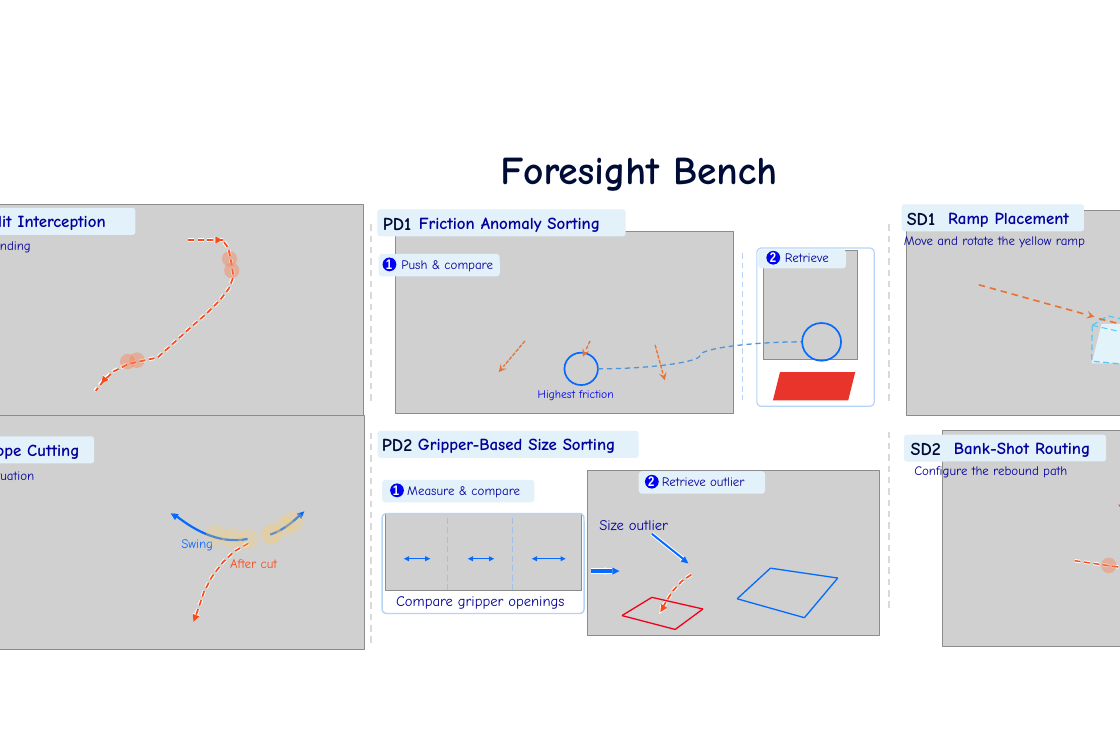
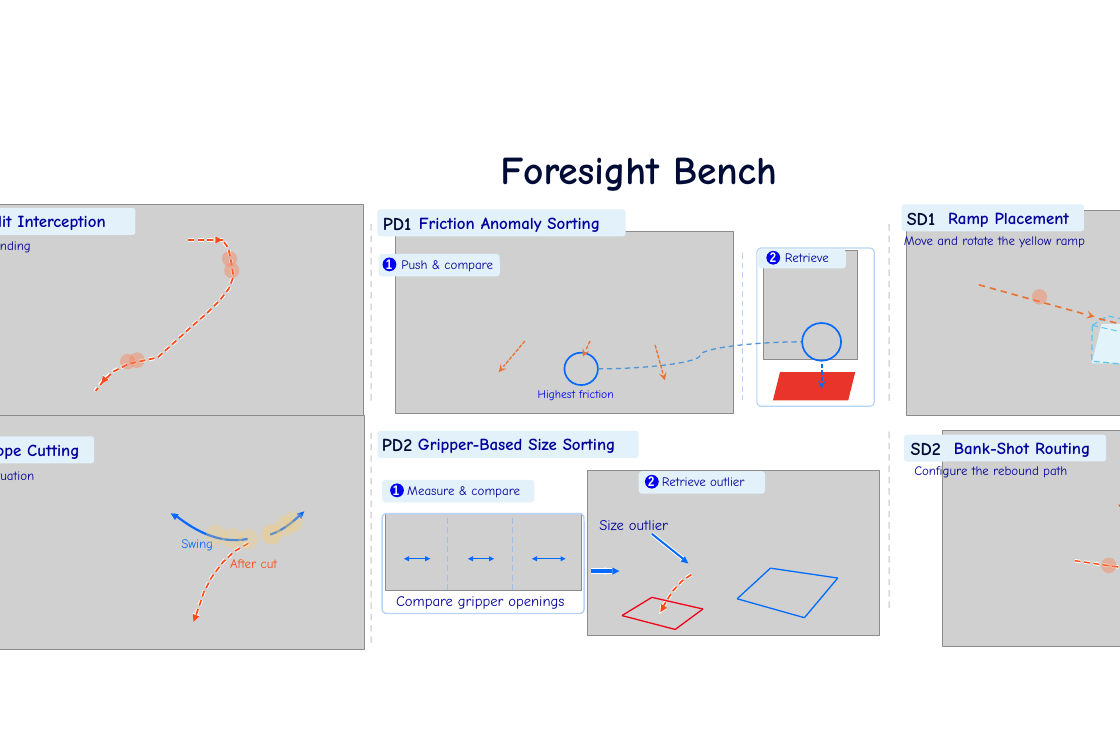
Before and after one commit to yuhongwei22/ForesightBench, a slide deck: slide 7 of foresightbench_overview_orange_editable.pptx. Drawn at 1120x747 pixels with LibreOffice and Linux fonts; fonts in the diff are those of the drawing; grey boxes stand for pictures; background and template pictures are left out. Boxes give left, top, right and bottom in pixels: in the first picture for what was removed or moved away, otherwise in the second. Text is boxed around its words. In the diff, an @@ line names an element or a change of style, - is before the commit and + after.

```diff
--- a/foresightbench_overview_orange_editable.pptx
+++ b/foresightbench_overview_orange_editable.pptx
@@ ellipse added at [1032,289,1048,305], fill #FB7D50 at 40% opacity @@
@@ arrow added from (822, 363) to (822, 388), #076AFF 1.25 pt dashed @@
```
Also in this commit, not shown: 1 other slide changed, 1 slide added.
